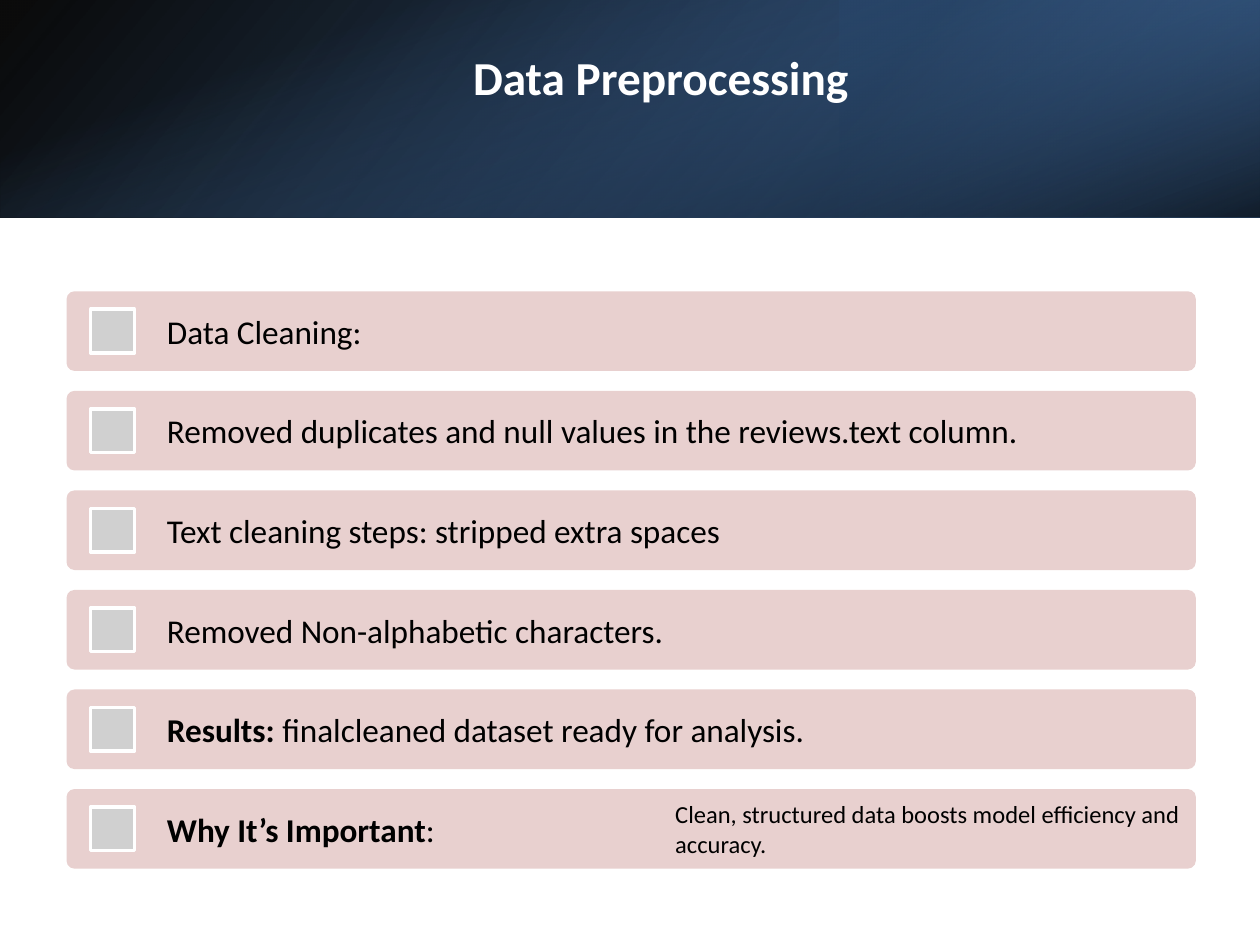
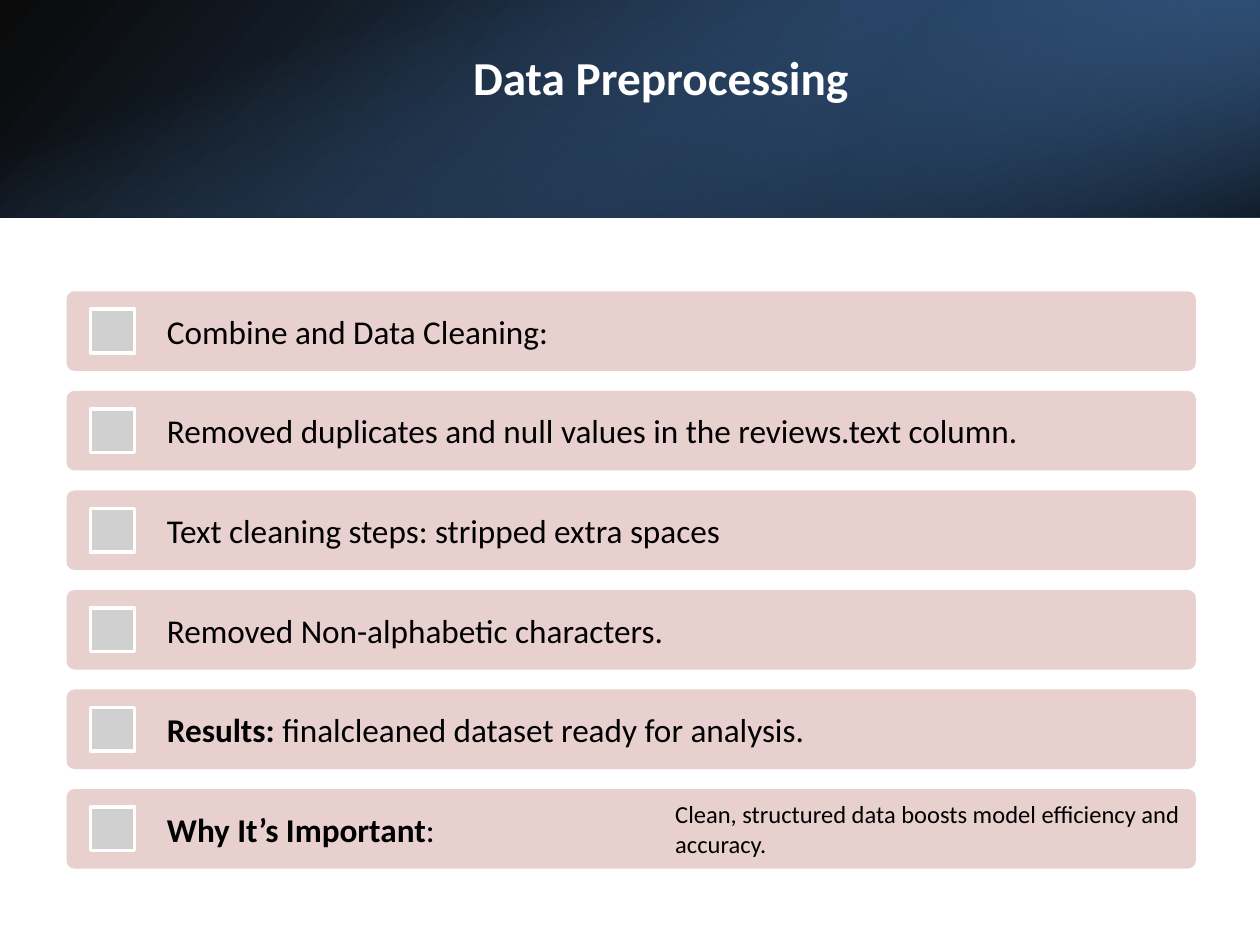
Before and after one commit to mehakhafeez/NLPprojectweek6, a slide deck: slide 5 of NLPProject3.pptx. Drawn at 1260x945 pixels with LibreOffice and Linux fonts; fonts in the diff are those of the drawing; grey boxes stand for pictures. Boxes give left, top, right and bottom in pixels: in the first picture for what was removed or moved away, otherwise in the second. Text is boxed around its words. In the diff, an @@ line names an element or a change of style, - is before the commit and + after.

```diff
--- a/NLPProject3.pptx
+++ b/NLPProject3.pptx
@@ text at (167, 321, 548, 350): text changed @@
-Data Cleaning:
+Combine and Data Cleaning:
```
Also in this commit, not shown: 4 other slides changed, 1 other file.
